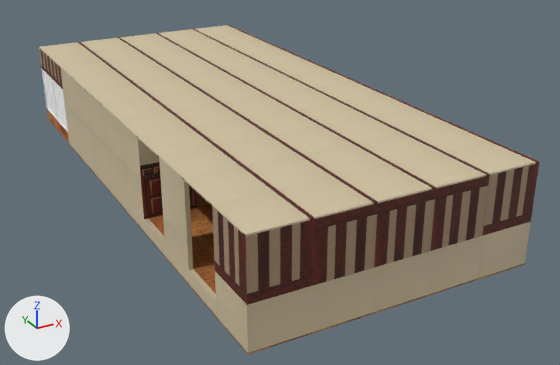
An edit to the FBX model Assets/Bedroom.fbx, drawn before and after from the same camera.
Camera for both pictures: a camera (50 mm lens) standing at (-7.5, -37.4, 12.5) and looking at (7.0, -11.0, -0.8). The axes (+X, +Y, +Z) are drawn at lower left. The lights are the same throughout. Where no turn or scale is listed for an object, it has been applied to the vertices. Vertices at the same position are counted once.

Objects in the first picture: 'BedroomCeiling', 'BedroomFloor', 'BedroomFloorStairs', 'BedroomWallB0Front', 'BedroomWallB0Left', 'BedroomWallB0LeftFirePlace', 'BedroomWallB0LeftWindow', 'BedroomWallB0Right', 'BedroomWallB0Right.005', 'BedroomWallB1Front', 'BedroomWallB1Left', 'BedroomWallB1Right', 'BedroomWindow.001', 'BedroomWindow.002', 'BedroomWindowCeiling'.
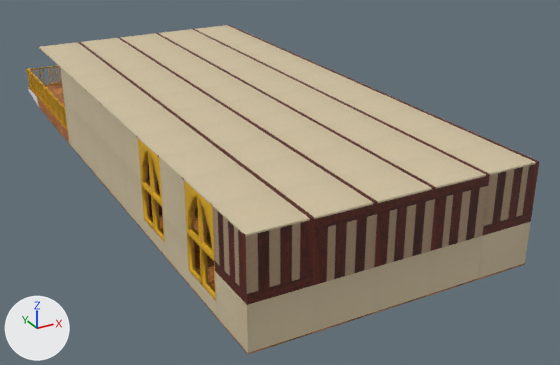
What changed in the scene script:
```text
Change me_bedroomwallwhitewood_2x2x1:
    remove me_bedroomwallwhitewood_2x2x1.from_pydata(...)  # 100 vertices, 60 faces; spans x 0.0..10.0, y -4.0..0.0, z 0.0..1.5
    remove me_bedroomwallwhitewood_2x2x1.materials.append(mat_wallwhitewood2)  # picture img_wall4_jpg
    add me_bedroomwallwhitewood_2x2x1.from_pydata(...)  # 40 vertices, 24 faces; spans x 0.0..8.0, y -2.0..0.0, z 0.0..1.5
    me_bedroomwallwhitewood_2x2x1 part 1: 6 loose pieces with 48 vertices, spanning x 0.0..10.0, y -4.0..0.0, z 0.0..1.0, are deleted
    add me_bedroomwallwhitewood_2x2x1.materials.append(mat_wallwhitewood2_003)  # picture img_wall4_jpg
Add me_bedroomwallwhitewood_0_15x2x1:
    me_bedroomwallwhitewood_0_15x2x1.from_pydata(...)  # 20 vertices, 12 faces; spans x 0.0..4.0, y 0.0..1.5, z 0.0..0.15
    me_bedroomwallwhitewood_0_15x2x1.materials.append(mat_wallwhitewood2)  # picture img_wall4_jpg
Change ob_bedroomwindow_002:
    ob_bedroomwindow_002: bpy.data.objects.new('BedroomWindow.002', me_window_0_2x2x2) -> bpy.data.objects.new('BedroomWindow.002', me_bedroomwallwhitewood_0_15x2x1)
    ob_bedroomwindow_002.location: (0.0, 0.0, 0.5) -> (1.85, -4.0, 2.5)
    ob_bedroomwindow_002.rotation_euler: (1.571, 0.0, 0.0) -> (1.571, 0.0, 1.571)  # degrees (90, 0, 0) -> degrees (90, 0, 90)
Change ob_bedroomfloorstairs:
    ob_bedroomfloorstairs.location: (0.0, 0.0, 0.0) -> (2.0, 0.0, 0.0)
Change ob_bedroomwindow_001:
    ob_bedroomwindow_001.location: (0.0, -2.0, 0.5) -> (1.9, -2.0, 0.5)
Change ob_bedroomwindowceiling:
    ob_bedroomwindowceiling.location: (0.0, 0.0, 2.5) -> (2.0, 0.0, 2.5)
Add ob_bedroombalconyfloor:
    ob_bedroombalconyfloor = bpy.data.objects.new('BedroomBalconyFloor', me_bedroombalcony_6x8x0_5)  # 38 vertices, 36 faces; spans x 0.0..8.0, y -8.0..0.02, z 0.0..0.5; in mat_floorwood_001 (picture img_floorwood_jpg), mat_stonegrey (its picture is missing)
    ob_bedroombalconyfloor.location = (0.0, 4.0, 0.0)
Add ob_bedroomwallwindow_001:
    ob_bedroomwallwindow_001 = bpy.data.objects.new('BedroomWallWindow.001', me_window_0_2x2x3)  # 62 vertices, 66 faces; spans x 0.0..2.0, y 0.0..3.0, z 0.0..0.2; in mat_windowgolden (picture img_golden_metal_jpg)
    ob_bedroomwallwindow_001.location = (0.0, -16.0, 0.5)
    ob_bedroomwallwindow_001.rotation_euler = (1.571, 0.0, 1.571)  # degrees (90, 0, 90)
Add ob_bedroombalconyrail_002:
    ob_bedroombalconyrail_002 = bpy.data.objects.new('BedroomBalconyRail.002', me_railcorner_0_2x1x1)  # 176 vertices, 146 faces; spans x 0.0..1.0, y -1.0..0.0, z 0.0..1.0; in mat_metalgolden (picture img_golden_metal_jpg), mat_metalgolden_001 (picture img_golden_metal_jpg)
    ob_bedroombalconyrail_002.location = (0.0, 4.0, 0.5)
Add ob_bedroombalconyrail:
    ob_bedroombalconyrail = bpy.data.objects.new('BedroomBalconyRail', me_rail_0_2x1x1_001)  # 672 vertices, 588 faces; spans x 0.02..0.18, y 0.0..7.0, z 0.0..1.0; in mat_metalgolden_002 (picture img_golden_metal_jpg)
    ob_bedroombalconyrail.location = (0.0, -4.0, 0.5)
Add ob_bedroomwallwindow:
    ob_bedroomwallwindow = bpy.data.objects.new('BedroomWallWindow', me_window_0_2x2x3)  # 62 vertices, 66 faces; spans x 0.0..2.0, y 0.0..3.0, z 0.0..0.2; in mat_windowgolden (picture img_golden_metal_jpg)
    ob_bedroomwallwindow.location = (0.0, -20.0, 0.5)
    ob_bedroomwallwindow.rotation_euler = (1.571, 0.0, 1.571)  # degrees (90, 0, 90)
Add ob_bedroombalconyrail_001:
    ob_bedroombalconyrail_001 = bpy.data.objects.new('BedroomBalconyRail.001', me_rail_0_2x1x1)  # 480 vertices, 420 faces; spans x -5.0..0.0, y 0.02..0.18, z 0.0..1.0; in mat_metalgolden_002 (picture img_golden_metal_jpg)
    ob_bedroombalconyrail_001.location = (6.0, 3.8, 0.5)
```

Boxes [x1, y1, x2, y2] around the edits, measured in the pictures (560 x 365 px):
'BedroomWallWindow', added (brown)
    after: [184, 181, 216, 301]
'BedroomWallWindow.001', added (brown)
    after: [138, 139, 165, 243]
'BedroomBalconyRail', added (brown)
    after: [32, 73, 68, 131]
'BedroomBalconyFloor', added (brown)
    after: [28, 83, 69, 142]
'BedroomWindowCeiling', reshaped, moved (not visible afterwards)
    before: [39, 48, 63, 89]
'BedroomWindow.001', moved (not visible afterwards)
    before: [42, 69, 57, 119]
'BedroomFloorStairs', moved (not visible afterwards)
    before: [47, 109, 69, 142]
'BedroomBalconyRail.002', added
    after: [26, 67, 46, 92]
'BedroomBalconyRail.001', added
    after: [46, 65, 62, 85]
'BedroomWindow.002', reshaped, moved, turned (not visible afterwards)
    before: [42, 70, 47, 107]
part 1 of me_bedroomwallwhitewood_2x2x1, deleted
    before: [49, 57, 63, 89]
'BedroomWallB0Right.005', unchanged, covered by the edit
    before: [148, 207, 216, 294]
    after: [151, 207, 215, 289]
